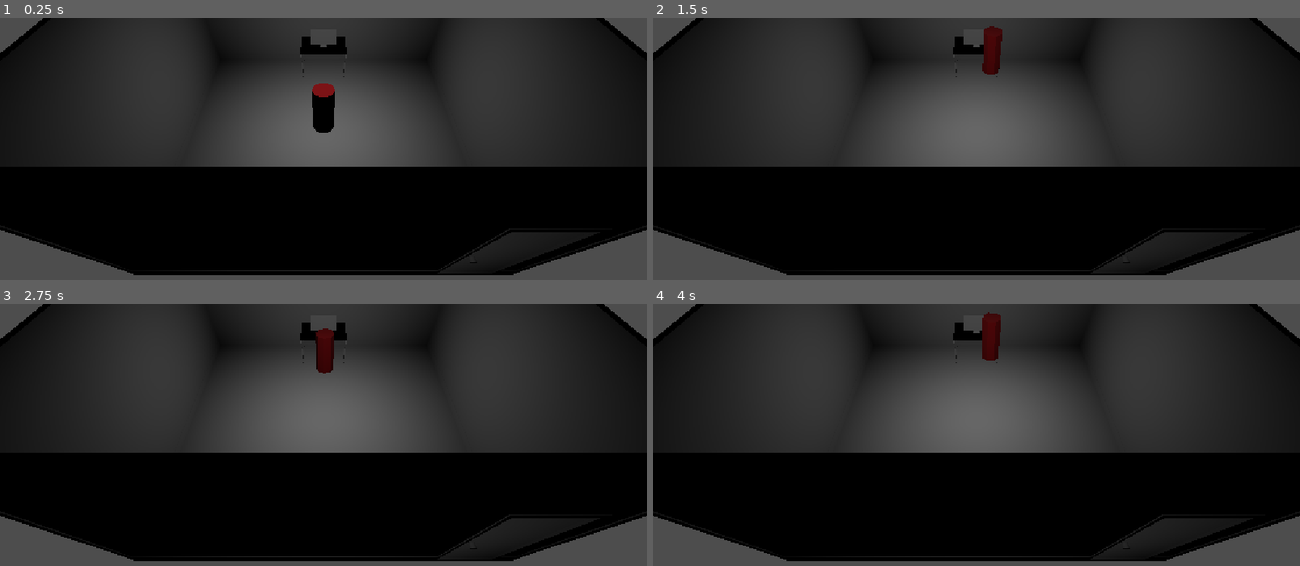
Above: before the commit, frames 1-4 (two rows, left to right).
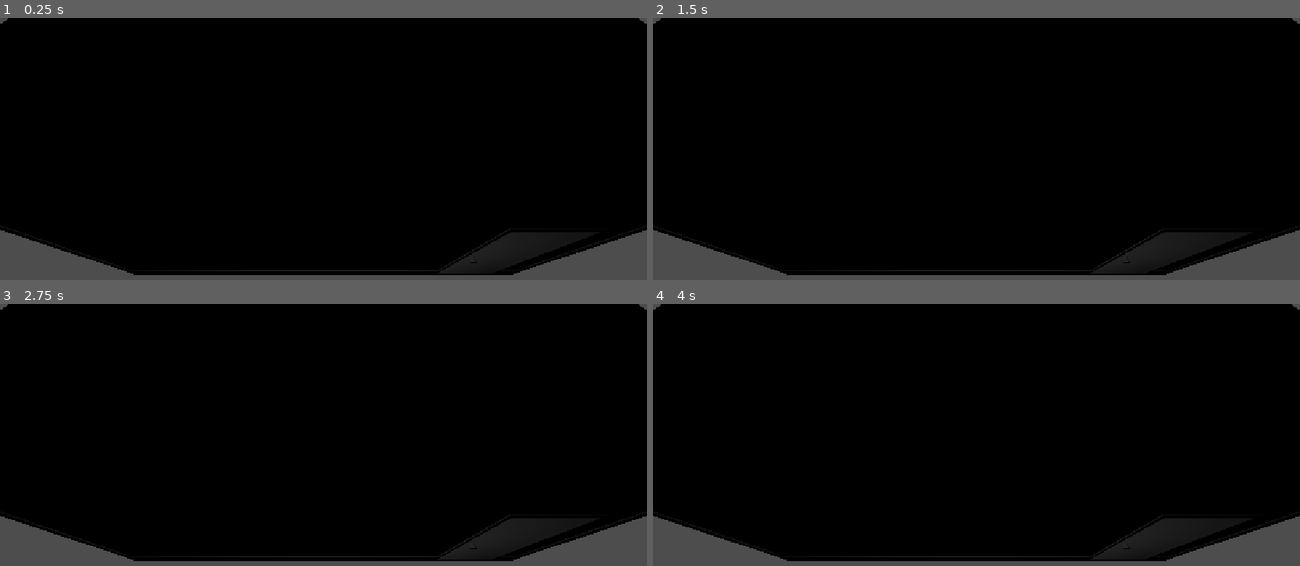
Above: after the commit, the same moments.

Repository: kinako-omiso/Summer_HoEi
Game: Godot game, scene res://temp_main.tscn
Same seed, same stepped clock (60 frames per second), same inputs: the game is played once before the commit and once after it.
Inputs (mouse positions are in pixels of both pictures, inside the frame that each line leads up to):
- Up to frame 1 (0.25 s): no input
- Up to frame 2 (1.5 s): move the mouse to (1008, 198) at 0.52 s; hold E (interact) 0.53-1.28 s; hold Up (move_forward) from 0.53 s (still down); tap Space (jump) at 0.77 s; move the mouse to (944, 201) at 1.27 s; tap E (interact) at 1.35 s
- Up to frame 3 (2.75 s): keep holding Up (move_forward); tap Space (jump) at 1.52 s; tap Enter at 2 s; move the mouse to (336, 479) at 2.02 s; hold E (interact) from 2.03 s (still down)
- Up to frame 4 (4 s): keep holding Up (move_forward); tap Space (jump) at 2.75, 3.02, 3.77 s; move the mouse to (970, 492) at 2.77 s; release E (interact) at 2.78 s; tap E (interact) at 2.85 s; move the mouse to (1021, 490) at 3.52 s; hold E (interact) from 3.53 s (still down)

The runs differ from the first frame. In frame 1, 50% of the frame differs, in the area x 0-100%, y 0-57%; in frame 2, 50%; in frame 3, 50%; in frame 4, 50%.

Commit message:
#6 天井を追加

Diff:
--- /dev/null
+++ b/assets/3DModel/ceiling_square.tscn
@@ -0,0 +1,17 @@
+[gd_scene load_steps=4 format=3]
+
+[ext_resource type="PackedScene" path="res://assets/3DModel/ceiling_square.glb" id="1_model"]
+[ext_resource type="Script" path="res://world_surface.gd" id="2_script"]
+
+[sub_resource type="BoxShape3D" id="BoxShape_ceiling"]
+size = Vector3(14, 0.3, 14)
+
+[node name="CeilingSquare" type="StaticBody3D"]
+collision_layer = 4
+collision_mask = 0
+script = ExtResource("2_script")
+
+[node name="Model" parent="." instance=ExtResource("1_model")]
+
+[node name="CollisionShape3D" type="CollisionShape3D" parent="."]
+shape = SubResource("BoxShape_ceiling")
--- a/temp_main.tscn
+++ b/temp_main.tscn
@@ -6,6 +6,7 @@
 [ext_resource type="PackedScene" path="res://assets/3DModel/wall_no_door.tscn" id="4_wall"]
 [ext_resource type="PackedScene" path="res://assets/3DModel/wall_with_door.tscn" id="5_door_wall"]
 [ext_resource type="PackedScene" path="res://assets/3DModel/desk_setup.tscn" id="6_desk_setup"]
+[ext_resource type="PackedScene" path="res://assets/3DModel/ceiling_square.tscn" id="7_ceiling"]
 
 [node name="TempMain" type="Node" unique_id=1148120628]
 script = ExtResource("1_27twd")
@@ -27,8 +28,11 @@
 [node name="DeskSetup" parent="." instance=ExtResource("6_desk_setup")]
 position = Vector3(0, 0.15, -5.7)
 
+[node name="Ceiling" parent="." instance=ExtResource("7_ceiling")]
+position = Vector3(0, 6.3, 0)
+
 [node name="AreaLight3D" type="AreaLight3D" parent="." unique_id=1713571431]
-transform = Transform3D(1, 0, 0, 0, 5.9604645e-08, 1, 0, -1, 5.9604645e-08, 0, 6.5487566, 0)
+transform = Transform3D(1, 0, 0, 0, 5.9604645e-08, 1, 0, -1, 5.9604645e-08, 0, 5.8, 0)
 layers = 4
 area_range = 12.0
 
Binary file added: assets/3DModel/ceiling_square.glb
Not shown, added: assets/3DModel/ceiling_square.glb.import
